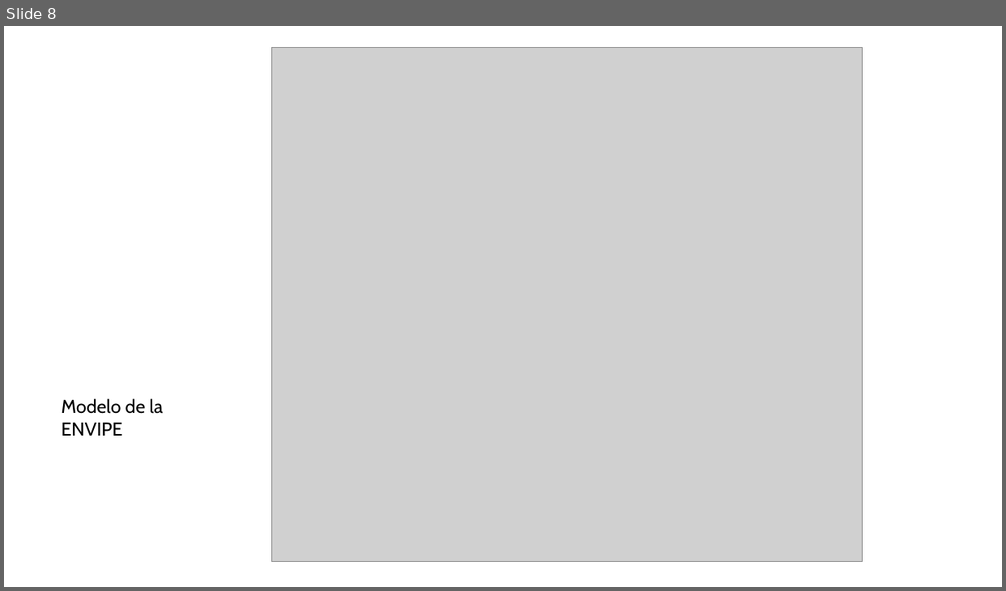
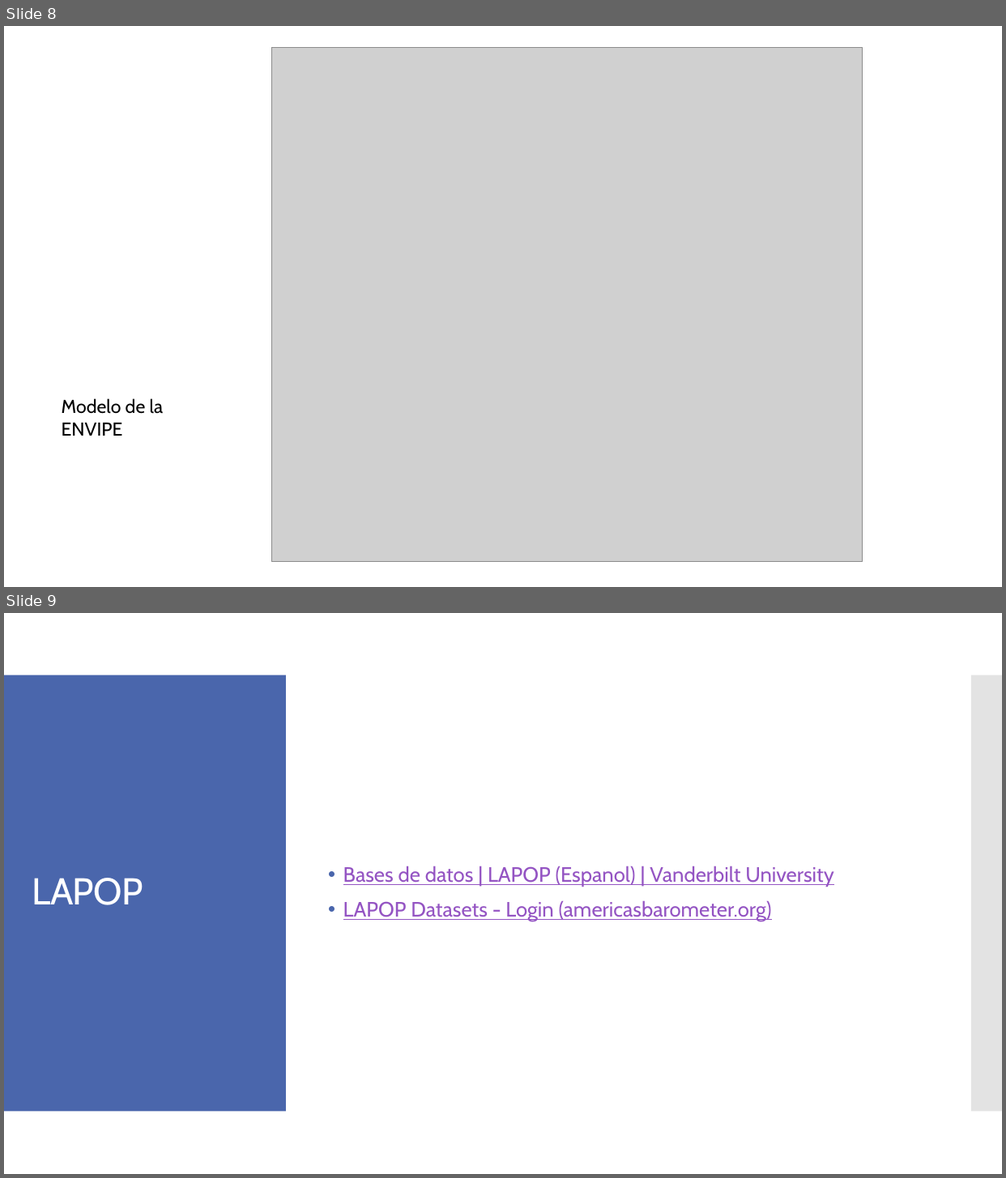
Before and after one commit to aniuxa/CursoUGTO, a slide deck: d1.pptx. Shown one above the other, each under a label of ours: slide 8 before the commit, slides 8 and 9 after it. The pictures are 1006x591 and 1006x1178 pixels, drawn with LibreOffice and Linux fonts; fonts in the diff are those of the drawing; grey boxes stand for pictures. Boxes give left, top, right and bottom in pixels: in the first picture for what was removed or moved away, otherwise in the second. Text is boxed around its words. In the diff, an @@ line names an element or a change of style, - is before the commit and + after.

```diff
--- a/d1.pptx
+++ b/d1.pptx
@@ slide 9 added at [4, 613, 1002, 1174], background #FFFFFF @@
@@ rectangle added at [4, 675, 286, 1112], fill #4A66AC @@
@@ rectangle added at [971, 675, 1002, 1112], fill #C8C8C8 at 50% opacity @@
@@ title added at [32, 878, 143, 905], 36 pt, text #FFFFFF @@
+LAPOP
@@ text added at [343, 866, 834, 922], 20 pt, text #9454C3, underline @@
+• Bases de datos | LAPOP (Espanol) | Vanderbilt University
+• LAPOP Datasets - Login (americasbarometer.org)
```
